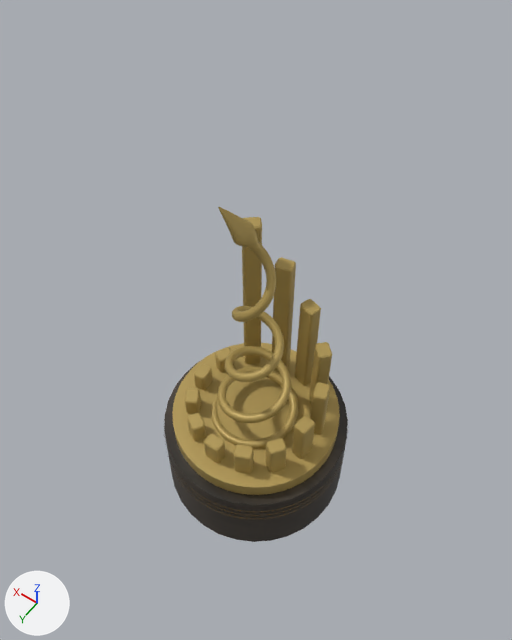
The glTF model public/assets/models/economics.glb as it was, and as the next commit left it.
Rendered twice from a 50 mm lens placed at (-0.511, 0.715, 1.225), pointed at (0.029, -0.04, 0.039). Lighting does not change. The marker at lower left points along +X, +Y and +Z. The first picture is the older version. Where no turn or scale is listed for an object, it has been applied to the vertices. Vertices at exactly the same position are counted once.

The scene before the commit, as lines of its bpy script (objects in view):
```python
ob_bar_10 = bpy.data.objects.new('bar_10', me_mesh_10)
ob_bar_10.parent = ob_economics_award
ob_bar_10.location = (-0.0705, -0.071, 0.271)
ob_bar_10.rotation_euler = (0.0, 0.0, -0.781)  # degrees (0, 0, -45)
ob_bar_10.scale = (0.0732, 0.0732, 0.0732)
ob_bar_11 = bpy.data.objects.new('bar_11', me_mesh_11)
ob_bar_11.parent = ob_economics_award
ob_bar_11.location = (-0.0294, -0.0956, 0.294)
ob_bar_11.rotation_euler = (0.0, 0.0, -0.298)  # degrees (0, 0, -17)
ob_bar_11.scale = (0.0961, 0.0961, 0.0961)
ob_bar_12 = bpy.data.objects.new('bar_12', me_mesh_12)
ob_bar_12.parent = ob_economics_award
ob_bar_12.location = (0.0184, -0.0983, 0.323)
ob_bar_12.rotation_euler = (0.0, 0.0, 0.185)  # degrees (0, 0, 11)
ob_bar_12.scale = (0.125, 0.125, 0.125)
ob_bar_13 = bpy.data.objects.new('bar_13', me_mesh_13)
ob_bar_13.parent = ob_economics_award
ob_bar_13.location = (0.062, -0.0785, 0.359)
ob_bar_13.rotation_euler = (0.0, 0.0, 0.669)  # degrees (0, 0, 38)
ob_bar_13.scale = (0.161, 0.161, 0.161)
ob_bar_8 = bpy.data.objects.new('bar_8', me_mesh_8)
ob_bar_8.parent = ob_economics_award
ob_bar_8.location = (-0.0985, 0.0176, 0.241)
ob_bar_8.rotation_euler = (0.0, 0.0, -1.748)  # degrees (0, 0, -100)
ob_bar_8.scale = (0.0427, 0.0427, 0.0427)
ob_bar_9 = bpy.data.objects.new('bar_9', me_mesh_9)
ob_bar_9.parent = ob_economics_award
ob_bar_9.location = (-0.0954, -0.0301, 0.254)
ob_bar_9.rotation_euler = (0.0, 0.0, -1.265)  # degrees (0, 0, -72)
ob_bar_9.scale = (0.0557, 0.0557, 0.0557)
ob_gold_cap = bpy.data.objects.new('gold_cap', me_mesh_0)
ob_gold_cap.location = (0.0, 0.0, -0.266)
ob_growth_arrow = bpy.data.objects.new('growth_arrow', me_mesh_14)
ob_growth_arrow.parent = ob_economics_award
ob_growth_arrow.location = (0.00346, 0.00346, 0.409)
ob_growth_arrow.scale = (0.222, 0.222, 0.222)
# also in view: 'marble_column' at (0.0, 0.0, -0.393)
```
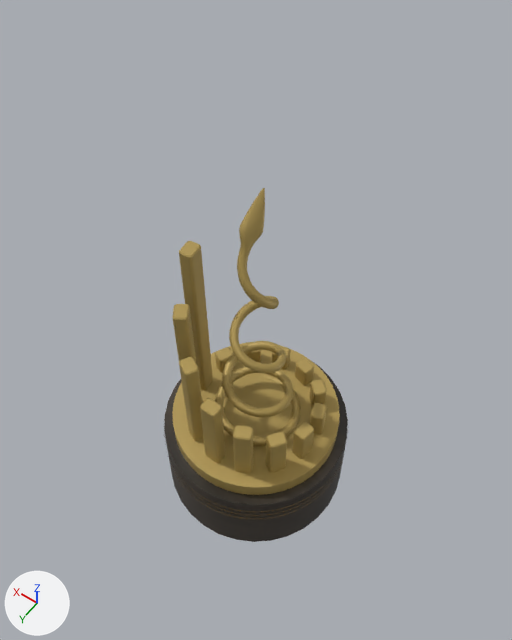
The change, as a diff of the scene's bpy script:
```diff
--- a/public/assets/models/economics.glb.py
+++ b/public/assets/models/economics.glb.py
@@ me_mesh_14 @@
 # used by ob_growth_arrow; parent = ob_economics_award; location = (0.00346, 0.00346, 0.409); scale = (0.222, 0.222, 0.222)
-me_mesh_14.from_pydata(...)  # 5896 vertices, 11788 faces; spans x -0.32..0.32, y -0.31..0.31, z -1.0..1.0
+me_mesh_14.from_pydata(...)  # 2654 vertices, 5304 faces; spans x -0.31..0.31, y -0.31..0.31, z -1.0..1.0
+# me_mesh_14 part 1: 49 vertices moved within x -0.31..0.31, y -0.21..0.29, z -1.0..0.86; 5761 vertices removed from x -0.32..0.32, y -0.31..0.31, z -1.0..1.0; 2519 vertices added at x -0.31..0.31, y -0.31..0.31, z -1.0..1.0
 me_mesh_14.materials.append(mat_polished_gold)
@@ ob_bar_8 @@
 ob_bar_8.parent = ob_economics_award
-ob_bar_8.location = (-0.0985, 0.0176, 0.241)
+ob_bar_8.location = (-0.079, 0.0614, 0.241)
 ob_bar_8.rotation_euler = (0.0, 0.0, -1.748)  # degrees (0, 0, -100)
@@ ob_bar_9 @@
 ob_bar_9.parent = ob_economics_award
-ob_bar_9.location = (-0.0954, -0.0301, 0.254)
-ob_bar_9.rotation_euler = (0.0, 0.0, -1.265)  # degrees (0, 0, -72)
+ob_bar_9.location = (-0.0414, 0.0911, 0.254)
+ob_bar_9.rotation_euler = (0.0, 0.0, -2.715)  # degrees (0, 0, -156)
 ob_bar_9.scale = (0.0557, 0.0557, 0.0557)
@@ ob_bar_10 @@
 ob_bar_10.parent = ob_economics_award
-ob_bar_10.location = (-0.0705, -0.071, 0.271)
-ob_bar_10.rotation_euler = (0.0, 0.0, -0.781)  # degrees (0, 0, -45)
+ob_bar_10.location = (0.00564, 0.0999, 0.271)
+ob_bar_10.rotation_euler = (0.0, 0.0, 3.085)  # degrees (0, 0, 177)
 ob_bar_10.scale = (0.0732, 0.0732, 0.0732)
@@ ob_bar_11 @@
 ob_bar_11.parent = ob_economics_award
-ob_bar_11.location = (-0.0294, -0.0956, 0.294)
-ob_bar_11.rotation_euler = (0.0, 0.0, -0.298)  # degrees (0, 0, -17)
+ob_bar_11.location = (0.0514, 0.0858, 0.294)
+ob_bar_11.rotation_euler = (0.0, 0.0, 2.602)  # degrees (0, 0, 149)
 ob_bar_11.scale = (0.0961, 0.0961, 0.0961)
@@ ob_bar_12 @@
 ob_bar_12.parent = ob_economics_award
-ob_bar_12.location = (0.0184, -0.0983, 0.323)
-ob_bar_12.rotation_euler = (0.0, 0.0, 0.185)  # degrees (0, 0, 11)
+ob_bar_12.location = (0.0854, 0.0521, 0.323)
+ob_bar_12.rotation_euler = (0.0, 0.0, 2.119)  # degrees (0, 0, 121)
 ob_bar_12.scale = (0.125, 0.125, 0.125)
@@ ob_bar_13 @@
 ob_bar_13.parent = ob_economics_award
-ob_bar_13.location = (0.062, -0.0785, 0.359)
-ob_bar_13.rotation_euler = (0.0, 0.0, 0.669)  # degrees (0, 0, 38)
+ob_bar_13.location = (0.0998, 0.00644, 0.359)
+ob_bar_13.rotation_euler = (0.0, 0.0, 1.635)  # degrees (0, 0, 94)
 ob_bar_13.scale = (0.161, 0.161, 0.161)
@@ ob_growth_arrow @@
 ob_growth_arrow.parent = ob_economics_award
-ob_growth_arrow.location = (0.00346, 0.00346, 0.409)
+ob_growth_arrow.location = (-0.000518, -0.00348, 0.409)
 ob_growth_arrow.scale = (0.222, 0.222, 0.222)
```

Where the change shows, as pixel boxes [x1, y1, x2, y2] in the pictures (512 x 640 px):
'growth_arrow', reshaped, moved (7% taller)
    before: [211, 207, 298, 449]
    after: [215, 188, 301, 446]
'bar_13', moved, turned
    before: [242, 217, 262, 364]
    after: [179, 241, 213, 390]
'bar_11', moved, turned
    before: [295, 299, 321, 385]
    after: [179, 357, 204, 441]
'bar_12', moved, turned
    before: [272, 257, 296, 367]
    after: [172, 304, 196, 362]
'bar_10', moved, turned
    before: [309, 342, 332, 405]
    after: [200, 398, 226, 463]
'bar_9', moved, turned
    before: [310, 382, 330, 435]
    after: [233, 425, 254, 474]
'bar_8', moved
    before: [292, 416, 315, 459]
    after: [266, 432, 287, 472]
